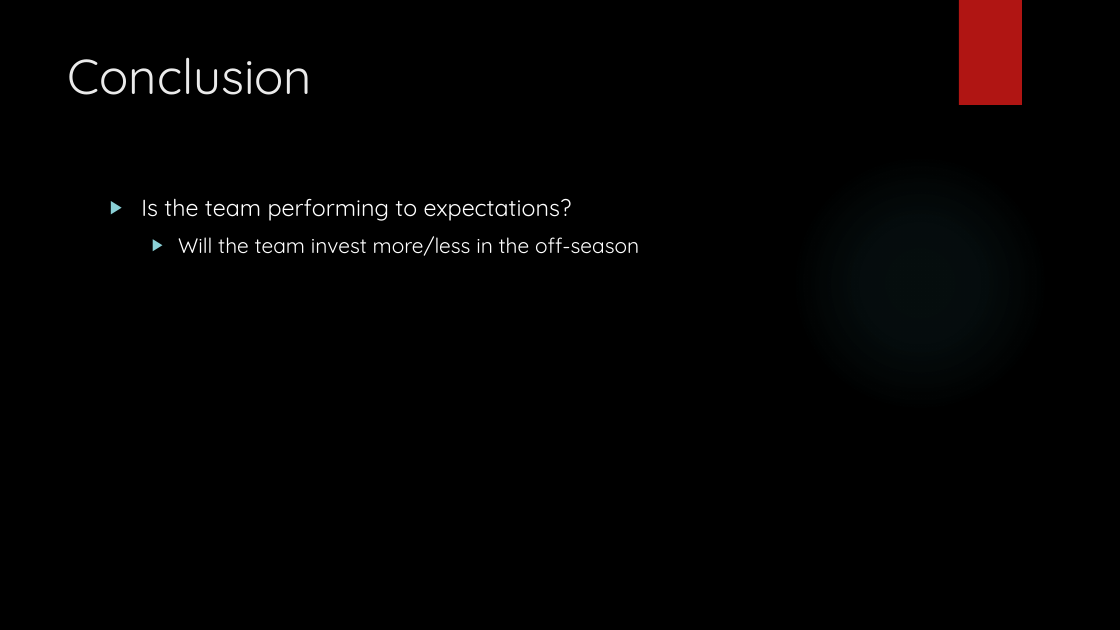
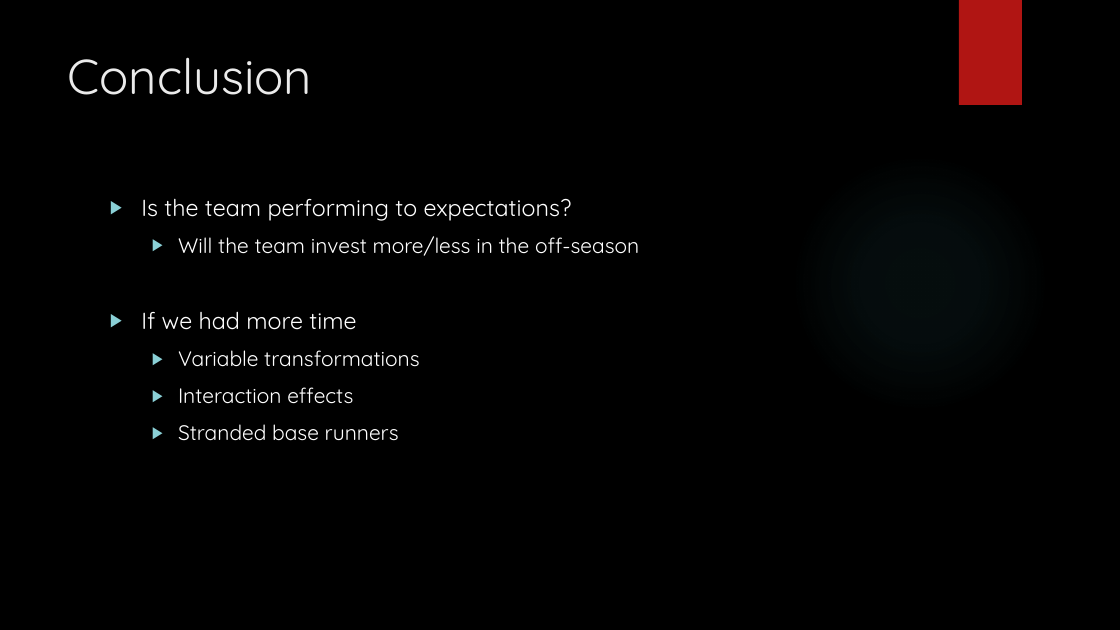
Before and after one commit to mindonly/sta631-project, a slide deck: slide 12 of ProjectPres.pptx. Drawn at 1120x630 pixels with LibreOffice and Linux fonts; fonts in the diff are those of the drawing; background and template pictures are left out. Boxes give left, top, right and bottom in pixels: in the first picture for what was removed or moved away, otherwise in the second. Text is boxed around its words. In the diff, an @@ line names an element or a change of style, - is before the commit and + after.

```diff
--- a/ProjectPres.pptx
+++ b/ProjectPres.pptx
@@ text at <box>141,312,419,441</box>: paragraphs added @@
+▶ If we had more time
+  ▶ Variable transformations
+  ▶ Interaction effects
+  ▶ Stranded base runners
```
Also in this commit, not shown: 4 other slides changed, 4 slides added, 4 slides removed.
